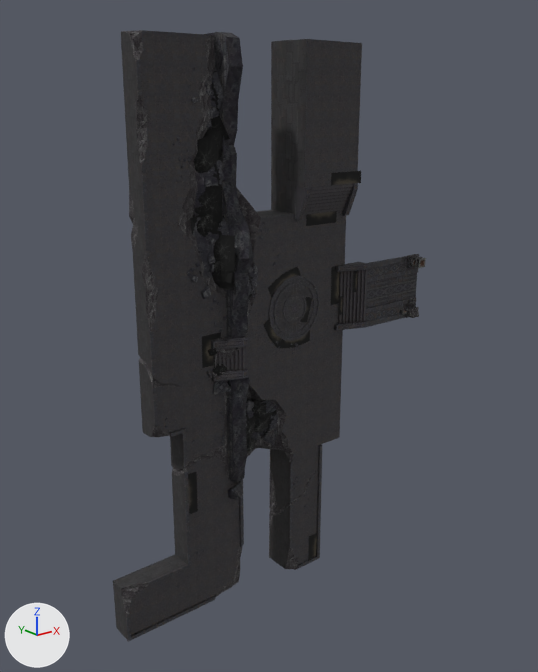
Before and after pictures for a commit that changed the OBJ model sceneobjs/huodong_fuben_651/huodong_fuben_652_pingtai02_dimian.obj.
Camera for both pictures: a 50 mm lens placed at (-5672.0, -7246.0, 2753.0), pointed at (-124.0, -312.0, -21.0). The axes (+X, +Y, +Z) are drawn at lower left. The lights are the same throughout. Where no turn or scale is listed for an object, it has been applied to the vertices. Vertices at the same position are counted once.

Names of what the first picture shows: 'huodong_fuben_652_pingtai02_dimian'.
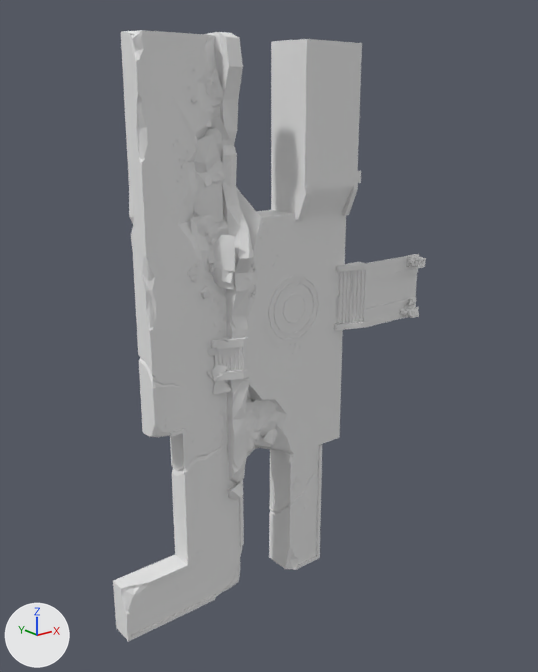
Boxes [x1, y1, x2, y2] around the edits, measured in the pictures (538 x 672 px):
part 1 of me_huodong_fuben_652_pingtai02_dimian, recoloured (black to grey): [207, 183, 368, 382] in both
part 2 of me_huodong_fuben_652_pingtai02_dimian, recoloured (black to grey): [188, 171, 361, 560] in both
part 3 of me_huodong_fuben_652_pingtai02_dimian, recoloured (black to grey): [125, 59, 419, 642] in both
part 4 of me_huodong_fuben_652_pingtai02_dimian, recoloured (black to grey): [193, 116, 272, 454] in both
part 5 of me_huodong_fuben_652_pingtai02_dimian, recoloured (black to grey): [128, 30, 362, 635] in both
part 6 of me_huodong_fuben_652_pingtai02_dimian, recoloured (black to grey): [400, 254, 426, 318] in both
part 7 of me_huodong_fuben_652_pingtai02_dimian, recoloured (black to grey): [113, 31, 321, 639] in both
part 8 of me_huodong_fuben_652_pingtai02_dimian, recoloured (black to grey): [121, 30, 419, 615] in both
part 9 of me_huodong_fuben_652_pingtai02_dimian, recoloured (black to grey): [268, 275, 320, 341] in both
part 10 of me_huodong_fuben_652_pingtai02_dimian, recoloured (black to grey): [213, 32, 277, 497] in both
part 11 of me_huodong_fuben_652_pingtai02_dimian, recoloured (black to grey): [206, 32, 277, 500] in both
part 12 of me_huodong_fuben_652_pingtai02_dimian, recoloured (black to grey): [193, 171, 223, 217] in both
part 13 of me_huodong_fuben_652_pingtai02_dimian, recoloured (black to grey): [165, 68, 309, 588] in both

The change, as a list of edits to the scene's bpy script:
```text
Add mat_material_10_1:
    mat_material_10_1 = principled_material('material_10')
    mat_material_10_1.base_color = (0.8, 0.8, 0.8)  # white #e7e7e7
    mat_material_10_1.roughness = 1.0
Add mat_material_6_1:
    mat_material_6_1 = principled_material('material_6')
    mat_material_6_1.base_color = (0.8, 0.8, 0.8)  # white #e7e7e7
    mat_material_6_1.roughness = 1.0
Add mat_material_13_1:
    mat_material_13_1 = principled_material('material_13')
    mat_material_13_1.base_color = (0.8, 0.8, 0.8)  # white #e7e7e7
    mat_material_13_1.roughness = 1.0
Add mat_material_12_1:
    mat_material_12_1 = principled_material('material_12')
    mat_material_12_1.base_color = (0.8, 0.8, 0.8)  # white #e7e7e7
    mat_material_12_1.roughness = 1.0
Add mat_material_4_1:
    mat_material_4_1 = principled_material('material_4')
    mat_material_4_1.base_color = (0.8, 0.8, 0.8)  # white #e7e7e7
    mat_material_4_1.roughness = 1.0
Add mat_material_11_1:
    mat_material_11_1 = principled_material('material_11')
    mat_material_11_1.base_color = (0.8, 0.8, 0.8)  # white #e7e7e7
    mat_material_11_1.roughness = 1.0
Add mat_material_7_1:
    mat_material_7_1 = principled_material('material_7')
    mat_material_7_1.base_color = (0.8, 0.8, 0.8)  # white #e7e7e7
    mat_material_7_1.roughness = 1.0
Add mat_material_3_1:
    mat_material_3_1 = principled_material('material_3')
    mat_material_3_1.base_color = (0.8, 0.8, 0.8)  # white #e7e7e7
    mat_material_3_1.roughness = 1.0
Add mat_material_1_1:
    mat_material_1_1 = principled_material('material_1')
    mat_material_1_1.base_color = (0.8, 0.8, 0.8)  # white #e7e7e7
    mat_material_1_1.roughness = 1.0
Add mat_material_2_1:
    mat_material_2_1 = principled_material('material_2')
    mat_material_2_1.base_color = (0.8, 0.8, 0.8)  # white #e7e7e7
    mat_material_2_1.roughness = 1.0
Add mat_material_5_1:
    mat_material_5_1 = principled_material('material_5')
    mat_material_5_1.base_color = (0.8, 0.8, 0.8)  # white #e7e7e7
    mat_material_5_1.roughness = 1.0
Add mat_material_8_1:
    mat_material_8_1 = principled_material('material_8')
    mat_material_8_1.base_color = (0.8, 0.8, 0.8)  # white #e7e7e7
    mat_material_8_1.roughness = 1.0
Add mat_material_9_1:
    mat_material_9_1 = principled_material('material_9')
    mat_material_9_1.base_color = (0.8, 0.8, 0.8)  # white #e7e7e7
    mat_material_9_1.roughness = 1.0
Change me_huodong_fuben_652_pingtai02_dimian:
    where me_huodong_fuben_652_pingtai02_dimian.from_pydata(...)  # 3755 vertices, 5792 faces; spans x -2301.0..2290.0, y -800.0..3.0, z -3472.0..3472.0
    me_huodong_fuben_652_pingtai02_dimian part 1: all 875 faces that had it switch from mat_material_1 (picture img_huodong_fuben_652_pingtai02_dimian_png) to mat_material_1_1 (white #e7e7e7)
    me_huodong_fuben_652_pingtai02_dimian part 2: all 44 faces that had it switch from mat_material_2 (picture img_huodong_fuben_652_pingtai02_dimian02_png) to mat_material_2_1 (white #e7e7e7)
    me_huodong_fuben_652_pingtai02_dimian part 3: all 312 faces that had it switch from mat_material_3 (picture img_huodong_fuben_652_pingtai01_bianxian_png) to mat_material_3_1 (white #e7e7e7)
    me_huodong_fuben_652_pingtai02_dimian part 4: all 111 faces that had it switch from mat_material_4 (picture img_huodong_fuben_652_pingtai01_diaoxiang01_04_png) to mat_material_4_1 (white #e7e7e7)
    me_huodong_fuben_652_pingtai02_dimian part 5: all 158 faces that had it switch from mat_material_5 (picture img_huodong_fuben_652_pingtai01_dimian_png) to mat_material_5_1 (white #e7e7e7)
    me_huodong_fuben_652_pingtai02_dimian part 6: all 377 faces that had it switch from mat_material_6 (picture img_huodong_fuben_652_pingtai01_huopen01_png) to mat_material_6_1 (white #e7e7e7)
    me_huodong_fuben_652_pingtai02_dimian part 7: all 141 faces that had it switch from mat_material_7 (picture img_huodong_fuben_652_pingtai01_iangti_png) to mat_material_7_1 (white #e7e7e7)
    me_huodong_fuben_652_pingtai02_dimian part 8: all 756 faces that had it switch from mat_material_8 (picture img_huodong_fuben_652_pingtai01_po_png) to mat_material_8_1 (white #e7e7e7)
    me_huodong_fuben_652_pingtai02_dimian part 9: all 432 faces that had it switch from mat_material_9 (picture img_huodong_fuben_652_pingtai01_yuanpan_png) to mat_material_9_1 (white #e7e7e7)
    me_huodong_fuben_652_pingtai02_dimian part 10: all 134 faces that had it switch from mat_material_10 (picture img_huodong_fuben_652_pingtai02_zhuwangqiang_01_png) to mat_material_10_1 (white #e7e7e7)
    me_huodong_fuben_652_pingtai02_dimian part 11: all 185 faces that had it switch from mat_material_11 (picture img_huodong_fuben_652_pingtai02_zhuwangqiang_02_png) to mat_material_11_1 (white #e7e7e7)
    me_huodong_fuben_652_pingtai02_dimian part 12: all 11 faces that had it switch from mat_material_12 (picture img_huodong_fuben_652_pingtai02_zhuwangqiang_03_png) to mat_material_12_1 (white #e7e7e7)
    me_huodong_fuben_652_pingtai02_dimian part 13: all 2256 faces that had it switch from mat_material_13 (picture img_huodong_fuben_652_pingtai02_zhuwangqiang_04_png) to mat_material_13_1 (white #e7e7e7)
```
